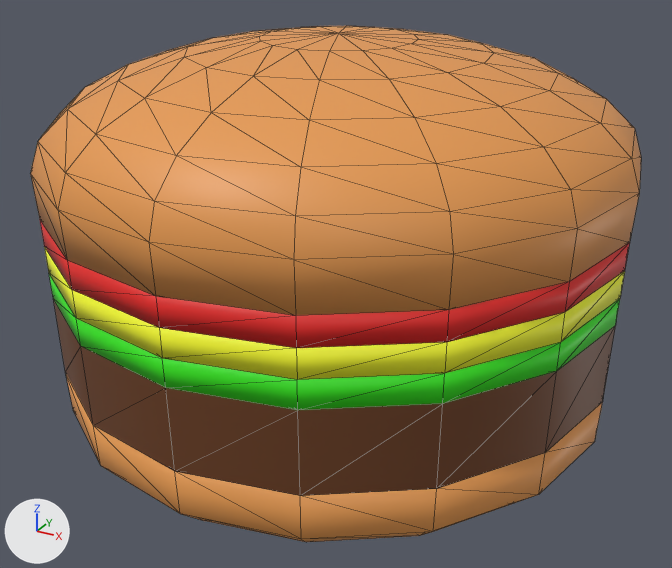
An edit to the glTF model client/public/assets/burger.glb, drawn before and after from the same camera.
The view is the same before and after, from a 50 mm lens placed at (0.471, -0.862, 0.382), pointed at (0.004, -0.013, -0.042). The axes (+X, +Y, +Z) are drawn at lower left. The lights are the same throughout. Mesh edges are drawn as thin lines. Vertices at the same position are counted once.

The older version as bpy lines, for what is in view:
```python
ob_bottom_bun = bpy.data.objects.new('bottom_bun', me_sphere_003)
ob_bottom_bun.location = (0.0, 0.0, 0.0)
ob_cheese = bpy.data.objects.new('cheese', me_sphere_010)
ob_cheese.location = (0.0, 0.0, 0.0)
ob_lettuce = bpy.data.objects.new('lettuce', me_sphere_009)
ob_lettuce.location = (0.0, 0.0, 0.0)
ob_patty = bpy.data.objects.new('patty', me_sphere_005)
ob_patty.location = (0.0, 0.0, 0.0)
ob_tomato = bpy.data.objects.new('tomato', me_sphere_008)
ob_tomato.location = (0.0, 0.0, 0.0)
ob_top_bun = bpy.data.objects.new('top_bun', me_sphere_011)
ob_top_bun.location = (0.0, 0.0, 0.0)
```
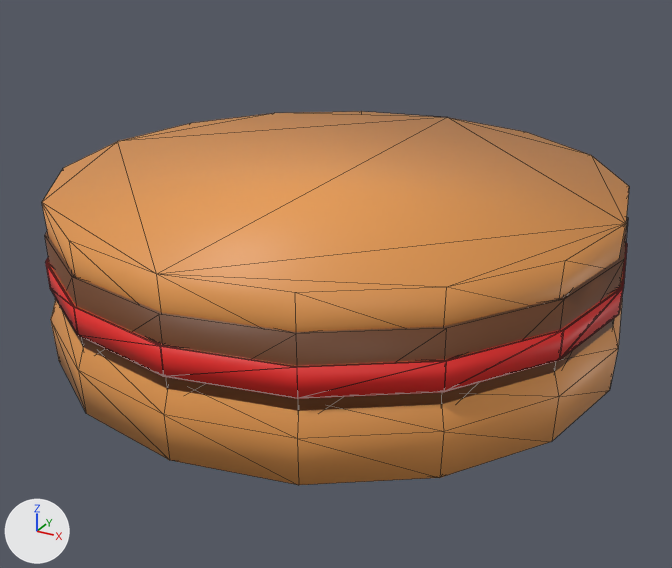
Boxes (x1, y1, x2, y2) around the edits, measured in the pictures (672 x 568 px):
'top_bun', mesh moved: before (31, 26, 641, 316); after (51, 300, 622, 485)
'bottom_bun', mesh moved: before (66, 374, 603, 542); after (42, 111, 629, 332)
'patty', reshaped: before (53, 299, 616, 496); after (45, 217, 628, 411)
'tomato', mesh moved: before (40, 221, 630, 348); after (45, 243, 627, 399)
'cheese', mesh moved: before (44, 247, 625, 380); after (48, 250, 626, 367)
'lettuce', unchanged, covered by the edit: before (49, 274, 620, 410); after (47, 262, 623, 367)

What the commit changed:
me_sphere_003 has 97 vertices, 190 faces and spans x -0.311..0.311, y -0.311..0.311, z -0.255..-0.115.
me_sphere_003 is used by ob_bottom_bun; location (0.0, 0.0, 0.0).
me_sphere_003 part 1: the whole mesh is moved by (0.0, -0.002, 0.195).
me_sphere_005 is used by ob_patty; location (0.0, 0.0, 0.0).
me_sphere_005 had 32 vertices, 32 faces and spanned x -0.313..0.313, y -0.313..0.313, z -0.115..-0.027.
me_sphere_005 now has 32 vertices, 60 faces and spans x -0.313..0.313, y -0.313..0.313, z -0.044..0.044.
me_sphere_005 part 2: the whole mesh is rebuilt.
me_sphere_008 has 32 vertices, 60 faces and spans x -0.316..0.316, y -0.316..0.316, z 0.032..0.062.
me_sphere_008 is used by ob_tomato; location (0.0, 0.0, 0.0).
me_sphere_008 part 3: the whole mesh is moved by (0.0, 0.0, -0.047).
me_sphere_010 has 32 vertices, 60 faces and spans x -0.315..0.315, y -0.315..0.315, z 0.003..0.032.
me_sphere_010 is used by ob_cheese; location (0.0, 0.0, 0.0).
me_sphere_010 part 4: the whole mesh is moved by (0.0, 0.0, -0.018).
me_sphere_011 has 113 vertices, 222 faces and spans x -0.319..0.319, y -0.319..0.319, z 0.062..0.233.
me_sphere_011 is used by ob_top_bun; location (0.0, 0.0, 0.0).
me_sphere_011 part 5: the whole mesh is moved by (0.0, 0.0, -0.162).
